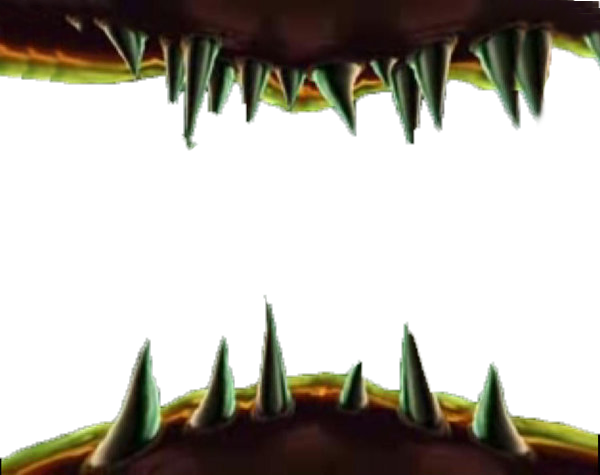
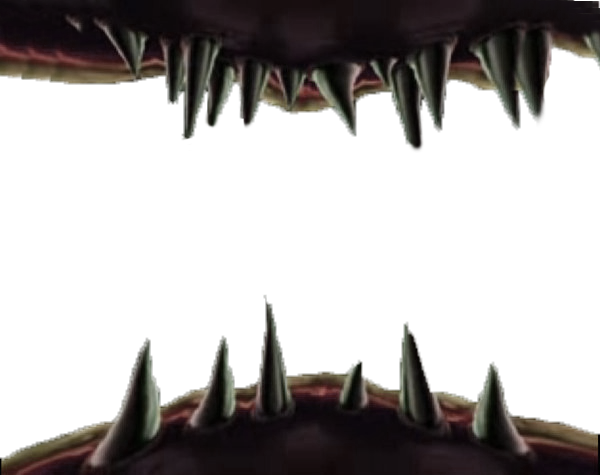
Layered file, before and after one edit (600x475). Changes by layer:
painted on "Layer 1" over [181, 81, 425, 153]
removed layer "Background" over [0, 0, 600, 475]
